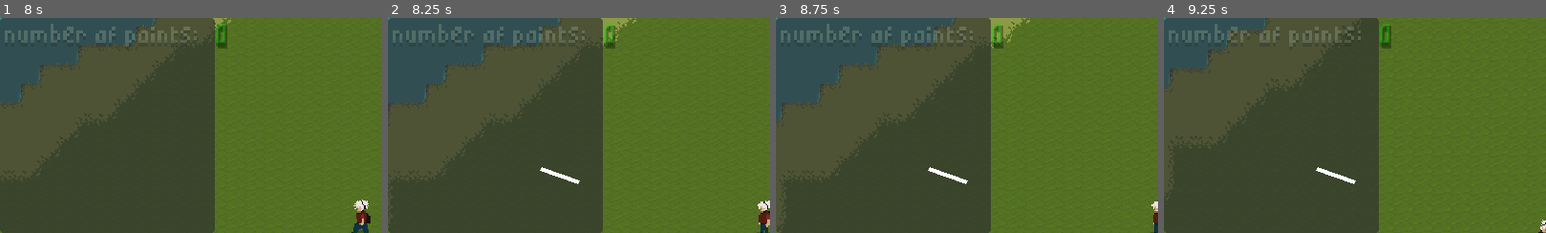
Above: before the commit, frames 1-4 (left to right).
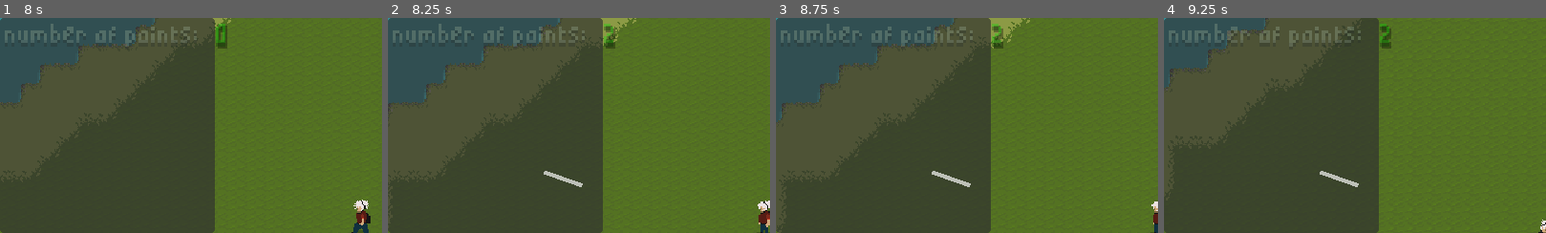
Above: after the commit, the same moments.

Repository: ivangoncharuk/DrawnToMagic
Game: Godot game, scene res://gui/main_menu/main_menu.tscn
Two runs of this game, one before a commit and one after it. Both use one fixed random seed, a clock stepped at 60 frames per second and the inputs below.
Inputs (mouse positions are % of the whole screen's width and height, from its top left):
- Up to frame 1 (8 s): click "Start" at 0.5 s; click "toggle control map" at 1.25 s; tap Enter at 2, 7.25 s; move the mouse to (72, 45) at 2.02 s; hold D (right) 2.03-2.75 s; hold R (recognize_glyph) 2.03-2.75 s; click (72, 45) at 2.17 s; drag from (30, 55) to (36, 90) at 2.77 s; move the mouse to (60, 28) at 3.52 s; hold D (right) 3.53-4.25 s; hold Tab (toggle_glyph_drawing_window) 3.53-4.25 s; tap R (recognize_glyph) at 3.8 s; click (17, 86) at 4.27 s; type "Alex" at 4.35 s; click "Clear Canvas" at 5 s; click "Save Template" at 5.75 s; tap Space at 6.5 s; drag from (45, 70) to (64, 92) at 6.52 s; move the mouse to (80, 65) at 7.27 s; hold A (left) from 7.28 s (still down); hold R (recognize_glyph) from 7.28 s (still down); tap Alt at 7.35 s
- Up to frame 2 (8.25 s): release A (left) at 8 s; release R (recognize_glyph) at 8 s; drag from (20, 35) to (50, 54) at 8.02 s
- Up to frame 3 (8.75 s): no input
- Up to frame 4 (9.25 s): move the mouse to (55, 50) at 8.77 s; hold S (down) from 8.78 s (still down); hold R (recognize_glyph) from 8.78 s (still down); click (55, 50) at 8.92 s
The pictures show only the part of the screen within x 0-50%, y 0-50%; the shares and areas given below are measured in that part.

Frame 1 is identical in both runs. In frame 2, 0.4% of the frame differs, in the area x 39-60%, y 2-79%; in frame 3, 0.4%; in frame 4, 0.4%.

Commit message:
Working version of the drawing scene

Diff:
--- a/gui/drawing/drawing.gd
+++ b/gui/drawing/drawing.gd
@@ -11,7 +11,6 @@
 
 # Drawing mechanic
 @onready var glyph_recognizer : GlyphRecognizer = %GlyphRecognizer
-@onready var line : Line2D = %Line
 @onready var drawing_area_rect : ReferenceRect = %ReferenceRect
 
 # Label
@@ -31,72 +30,12 @@
 const POSITIVE_COLOR := Color.LIGHT_GREEN
 const NEGATIVE_COLOR := Color.LIGHT_CORAL
 var recognition_in_progress: bool = false
-
-
-func get_data() -> PackedVector2Array:
-	var points_array := PackedVector2Array()
-	for each_line in lines_array:
-		points_array.append_array(each_line.get_points())
-	return points_array
-
-
-func get_total_point_count() -> int:
-	var point_count := 0
-	if not lines_array[0]: return 0
-	for each_line in lines_array:
-		point_count += each_line.get_point_count()
-	return point_count
-
-
-func update_points_count_label() -> void:
-	if not points_count_label: return
-	points_count_label.text = str(get_total_point_count())
-
-
-func connect_signals() -> void:
-	new_point_added.connect(update_points_count_label)
-	clear_drawing_btn.connect("button_up", clear_lines)
-	save_template_btn.connect("button_up", save_template)
-	self.connect("drawing_complete", _on_drawing_complete)
-
-
-func clear_lines() -> void:
-	print("points BEFORE CLEAR LINES CALL %d" % get_total_point_count())
-	if lines_array.size() == 0:
-		print_debug("line array is 0")
-		points_count_label.text = "0"
-		return
-	for stroke in lines_array:
-		if stroke is Line2D:
-			stroke.clear_points()
-	update_points_count_label()
-	lines_array.clear()
-
-	# Create a new Line2D object
-	var new_line = Line2D.new()
-	new_line.width = line_width
-	new_line.default_color = line_color
-
-	# Check if drawing_area_rect is not null before calling add_child()
-	if drawing_area_rect:
-		drawing_area_rect.add_child(new_line)
-	lines_array.append(new_line)
-
-	print("points AFTER CLEAR LINES CALL %d" % get_total_point_count())
-
-
-var toggle_visibility = func toggle_visibility() -> void:
-	if self.visible == true:
-		self.hide()
-	else:
-		self.show()
-
+var line : Line2D
 
 
 func _ready() -> void:
 #	self.show()
-	line.width = line_width
-	line.default_color = line_color
+	line = create_new_line(line_width, line_color)
 	glyph_recognizer = GlyphRecognizer.new()
 #	glyph_recognizer.load_templates("glyph_templates.txt")
 	connect_signals()
@@ -107,6 +46,58 @@
 #	print_debug("lines_array length in _ready(): %10d" % lines_array.size())
 
 
+
+func create_new_line(width : float, color : Color) -> Line2D:
+	line = Line2D.new()
+	line.width = width
+	line.default_color = color
+	return line
+
+
+func get_total_point_count() -> int:
+	var point_count := 0
+	for each_line in lines_array:
+		point_count += each_line.get_point_count()
+	return point_count
+
+
+func update_points_count_label() -> void:
+	points_count_label.text = str(get_total_point_count())
+
+
+func connect_signals() -> void:
+	new_point_added.connect(update_points_count_label)
+	clear_drawing_btn.connect("button_up", clear_lines)
+	save_template_btn.connect("button_up", save_template)
+	self.connect("drawing_complete", _on_drawing_complete)
+
+
+func clear_lines() -> void:
+	print_debug("points BEFORE CLEAR LINES CALL %d" % get_total_point_count())
+	for stroke in lines_array:
+		if stroke is Line2D:
+			stroke.clear_points()
+	lines_array.clear()
+	update_points_count_label()
+
+	# Create a new Line2D object
+	var new_line = create_new_line(line_width, line_color)
+
+	# Check if drawing_area_rect is not null before calling add_child()
+	if drawing_area_rect:
+		drawing_area_rect.add_child(new_line)
+	lines_array.append(new_line)
+
+	print_debug("points AFTER CLEAR LINES CALL %d" % get_total_point_count())
+
+
+var toggle_visibility = func toggle_visibility() -> void:
+	if self.visible == true:
+		self.hide()
+	else:
+		self.show()
+
+
 func _input(event: InputEvent) -> void:
 	if event.is_action_pressed("toggle_glyph_drawing_window"):
 		toggle_visibility.call()
@@ -116,18 +107,23 @@
 			emit_signal("drawing_complete", get_data())
 
 
+func get_data() -> PackedVector2Array:
+	var points_array := PackedVector2Array()
+	for each_line in lines_array:
+		points_array.append_array(each_line.get_points())
+	return points_array
+
+
+# todo: break this up into smaller functions
 func save_template() -> void:
 	# get the name of the new glyph from user text
 	var glyph_name = glyph_name_user_entry.text.strip_edges()
 
 	if glyph_name != "" and line.get_point_count() <= 10:
-		# make new instance
 		var glyph_template_instance := GlyphTemplate.new()
 		# save data into an array
 		var template_data := PackedVector2Array(line.get_points())
-		# set template data in the new instance
 		glyph_template_instance.data = template_data
-		# set the name in the new instance
 		glyph_template_instance.name = glyph_name
 		# append the list of templates in GlyphRecognizer as a GlyphTemplate
 		glyph_recognizer.templates.append(glyph_template_instance)
@@ -222,12 +218,10 @@
 	var points = [start_point]
 	var steps = count - 1
 	var step_size = 1.0 / float(steps)
-
 	for i in range(steps):
 		var t = (i + 1) * step_size
 		var lerped_point = start_point.lerp(end_point, t)
 		points.append(lerped_point)
-
 	return points
 
 
@@ -254,16 +248,11 @@
 
 
 ## signals and related methods
-
 func _on_drawing_complete(points: PackedVector2Array) -> void:
-	print(points)
+#	print_debug(points)
+	print_debug("drawing complete about to recognize, this is the point coint: %d" % points_count)
 	var glyph_name = glyph_recognizer.recognize(points)
 	# Handle the result of the glyph recognition
-	handle_glyph_result(glyph_name)
-
-
-## helper function for handling what do do with the result logic
-func handle_glyph_result(glyph_name: String) -> void:
 	if glyph_name != "":
 		handle_nonempty_glyph(glyph_name)
 	else:
--- a/gui/drawing/drawing.tscn
+++ b/gui/drawing/drawing.tscn
@@ -171,8 +171,5 @@
 theme_override_colors/font_shadow_color = Color(0, 0, 0, 1)
 text = "0"
 
-[node name="Line" type="Line2D" parent="."]
-unique_name_in_owner = true
-
 [node name="GlyphRecognizer" parent="." instance=ExtResource("5_3mrv6")]
 unique_name_in_owner = true
--- a/project.godot
+++ b/project.godot
@@ -103,6 +103,6 @@
 
 [rendering]
 
+textures/canvas_textures/default_texture_filter=0
 renderer/rendering_method="gl_compatibility"
 renderer/rendering_method.mobile="gl_compatibility"
-textures/canvas_textures/default_texture_filter=0
Not shown, added: Screen Shot 2023-04-12 at 2.22.30 PM.png.import
